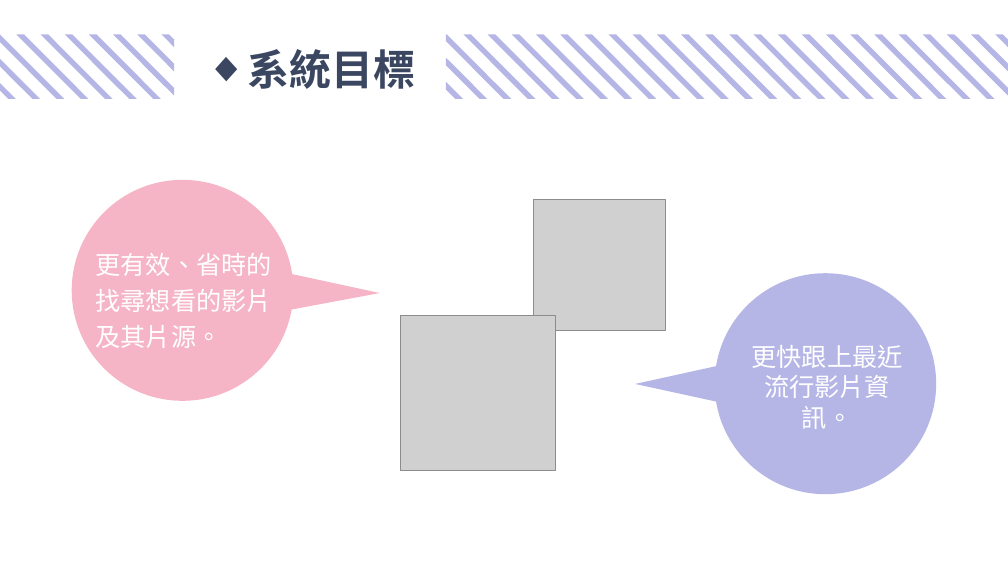
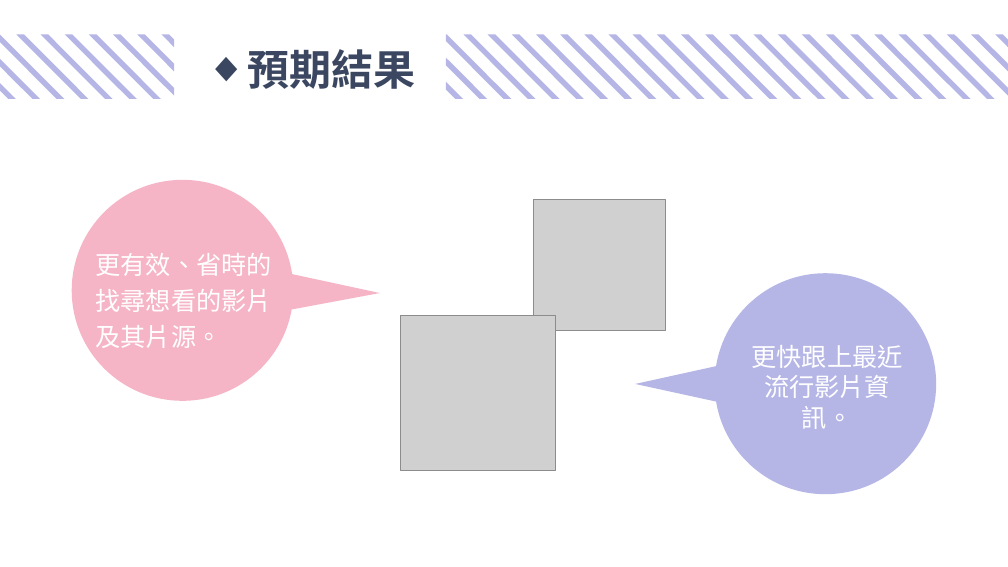
Before and after one commit to Case109504/case109504, a slide deck: slide 22 of 二評文件/109504二評簡報.pptx (slide 19 before the commit). Drawn at 1008x567 pixels with LibreOffice and Linux fonts; fonts in the diff are those of the drawing; grey boxes stand for pictures. Boxes give left, top, right and bottom in pixels: in the first picture for what was removed or moved away, otherwise in the second. Text is boxed around its words. In the diff, an @@ line names an element or a change of style, - is before the commit and + after.

```diff
--- a/二評文件/109504二評簡報.pptx
+++ b/二評文件/109504二評簡報.pptx
@@ text at [247, 49, 415, 89]: text changed @@
-◆ 系統目標
+◆ 預期結果
```
Also in this commit, not shown: 7 other slides changed, 8 slides added, 3 slides removed.
